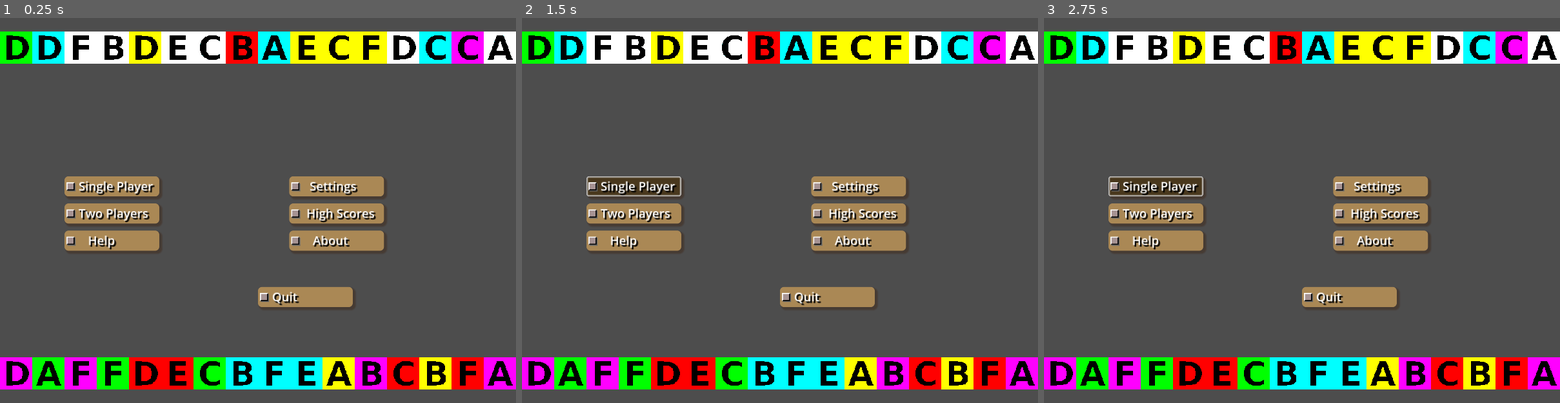
Above: before the commit, frames 1-3 (left to right).
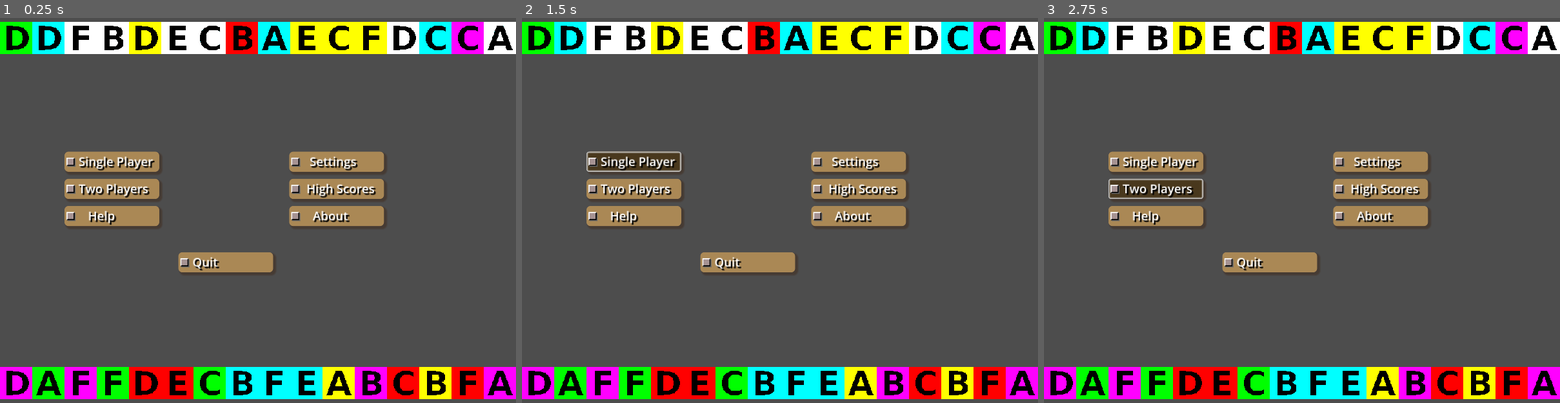
Above: after the commit, the same moments.

Repository: Infini-Creation/Ishid-O-Matic_Reborn
Game: Godot game, scene res://Scenes/main_menu.tscn
Two runs of this game, one before a commit and one after it. Both use one fixed random seed, a clock stepped at 60 frames per second and the inputs below. This scene is started directly instead of the project's main scene.
Inputs (mouse positions are in pixels of both pictures, inside the frame that each line leads up to; where the layout moved, square brackets give the same spot in the first picture):
- Up to frame 1 (0.25 s): no input
- Up to frame 2 (1.5 s): click (583, 152) [583, 175] at 0.5 s; click (583, 152) [583, 175] at 1.25 s
- Up to frame 3 (2.75 s): click (1157, 187) at 2.02 s

The runs differ from the first frame. In frame 1, 22% of the frame differs, in the area x 0-100%, y 1-99%; in frame 2, 22%; in frame 3, 22%.

Commit message:
main menu improved
- all buttons handler work (many are still place holder)

Diff:
--- a/project/Scenes/main_menu.tscn
+++ b/project/Scenes/main_menu.tscn
@@ -1,17 +1,17 @@
-[gd_scene load_steps=12 format=3 uid="uid://d20svwujcuyg2"]
+[gd_scene load_steps=13 format=3 uid="uid://d20svwujcuyg2"]
 
 [ext_resource type="Script" path="res://Scripts/main_menu.gd" id="1_w46dk"]
 [ext_resource type="PackedScene" uid="uid://ifrs2wp5p88" path="res://Scenes/Main Menu/OnePlayerItem.tscn" id="2_2tcqm"]
+[ext_resource type="Texture2D" uid="uid://bcjx22w3fqfry" path="res://Arts/Gfx/BaseColourTexture.png" id="3_b1wht"]
 [ext_resource type="PackedScene" uid="uid://b2q6e3ahrncl1" path="res://Scenes/Main Menu/TwoPlayersItem.tscn" id="3_brh50"]
 [ext_resource type="PackedScene" uid="uid://vtn37u3mpjb1" path="res://Scenes/Main Menu/Settings.tscn" id="3_md58w"]
+[ext_resource type="PackedScene" uid="uid://lb3l2tsp01op" path="res://Scenes/help_panel.tscn" id="4_a260f"]
 [ext_resource type="PackedScene" uid="uid://dr7t8qonp8t07" path="res://Scenes/Main Menu/Tournament.tscn" id="4_gcfoq"]
 [ext_resource type="PackedScene" uid="uid://brngd5mluy5ee" path="res://Scenes/Main Menu/High_Scores.tscn" id="5_yx7jl"]
 [ext_resource type="Theme" uid="uid://0js83h3tu5ft" path="res://ishido-base.tres" id="6_uthlc"]
 [ext_resource type="PackedScene" uid="uid://xm41ksbromya" path="res://Scenes/Main Menu/Help.tscn" id="8_q5rkr"]
 [ext_resource type="PackedScene" uid="uid://ciqalhvr0fm8j" path="res://Scenes/Main Menu/About.tscn" id="9_6ukg7"]
 [ext_resource type="PackedScene" uid="uid://rb4dmx2qlncg" path="res://Scenes/Main Menu/Quit.tscn" id="10_uyp60"]
-
-[sub_resource type="CanvasItemMaterial" id="CanvasItemMaterial_gtoju"]
 
 [node name="MainMenu" type="Control"]
 clip_contents = true
@@ -24,38 +24,57 @@
 grow_vertical = 2
 size_flags_horizontal = 3
 size_flags_vertical = 3
+auto_translate = false
+localize_numeral_system = false
+mouse_filter = 1
 theme = ExtResource("6_uthlc")
 script = ExtResource("1_w46dk")
 
+[node name="NinePatchRect" type="NinePatchRect" parent="."]
+visible = false
+custom_minimum_size = Vector2(1024, 768)
+layout_mode = 1
+anchors_preset = 15
+anchor_right = 1.0
+anchor_bottom = 1.0
+grow_horizontal = 2
+grow_vertical = 2
+auto_translate = false
+localize_numeral_system = false
+theme = ExtResource("6_uthlc")
+texture = ExtResource("3_b1wht")
+region_rect = Rect2(1024, 768, 0, 0)
+
 [node name="VBoxContainer" type="VBoxContainer" parent="."]
-material = SubResource("CanvasItemMaterial_gtoju")
 custom_minimum_size = Vector2(1024, 768)
 layout_direction = 1
 layout_mode = 1
 anchors_preset = 15
 anchor_right = 1.0
 anchor_bottom = 1.0
-offset_top = -4.0
-offset_bottom = 4.0
 grow_horizontal = 2
 grow_vertical = 2
+theme_override_constants/separation = 0
 alignment = 1
 
 [node name="TopTilesStripe" type="HBoxContainer" parent="VBoxContainer"]
 custom_minimum_size = Vector2(1024, 64)
 layout_mode = 2
+size_flags_vertical = 0
+auto_translate = false
+localize_numeral_system = false
 
 [node name="DummyTextRectSpacer" type="TextureRect" parent="VBoxContainer"]
-custom_minimum_size = Vector2(1024, 200)
+custom_minimum_size = Vector2(1024, 162)
 layout_mode = 2
 
 [node name="MarginContainer" type="MarginContainer" parent="VBoxContainer"]
-custom_minimum_size = Vector2(1024, 200)
+custom_minimum_size = Vector2(1024, 232)
 layout_mode = 2
 theme_override_constants/margin_left = 128
-theme_override_constants/margin_top = 16
-theme_override_constants/margin_right = 128
-theme_override_constants/margin_bottom = 16
+theme_override_constants/margin_top = 32
+theme_override_constants/margin_right = 0
+theme_override_constants/margin_bottom = 0
 
 [node name="MainMenuContainer" type="GridContainer" parent="VBoxContainer/MarginContainer"]
 layout_mode = 2
@@ -97,15 +116,17 @@
 layout_mode = 2
 
 [node name="MarginContainer2" type="MarginContainer" parent="VBoxContainer"]
-custom_minimum_size = Vector2(1024, 64)
+custom_minimum_size = Vector2(1024, 128)
+layout_mode = 2
+theme_override_constants/margin_right = 316
+theme_override_constants/margin_bottom = 44
+
+[node name="QuitItem" parent="VBoxContainer/MarginContainer2" instance=ExtResource("10_uyp60")]
 layout_mode = 2
 size_flags_horizontal = 4
-size_flags_vertical = 4
-
-[node name="OnePlayerItem" parent="VBoxContainer/MarginContainer2" instance=ExtResource("10_uyp60")]
-layout_mode = 2
-size_flags_horizontal = 4
-size_flags_vertical = 4
+size_flags_vertical = 0
+auto_translate = false
+localize_numeral_system = false
 
 [node name="MarginContainer3" type="MarginContainer" parent="VBoxContainer"]
 custom_minimum_size = Vector2(1024, 100)
@@ -118,4 +139,18 @@
 layout_mode = 2
 alignment = 2
 
+[node name="HelpPanel" parent="." instance=ExtResource("4_a260f")]
+visible = false
+z_index = 5
+layout_mode = 2
+anchors_preset = 0
+mouse_force_pass_scroll_events = false
+
+[connection signal="oneplayer_game_requested" from="VBoxContainer/MarginContainer/MainMenuContainer/OnePlayerItem" to="." method="_on_one_player_item_oneplayer_game_requested"]
+[connection signal="settings_requested" from="VBoxContainer/MarginContainer/MainMenuContainer/SettingsItem" to="." method="_on_settings_item_settings_requested"]
+[connection signal="twoplayers_game_requested" from="VBoxContainer/MarginContainer/MainMenuContainer/TwoPlayersItem" to="." method="_on_two_players_item_twoplayers_game_requested"]
+[connection signal="highscores_requested" from="VBoxContainer/MarginContainer/MainMenuContainer/HighScoresItem" to="." method="_on_high_scores_item_highscores_requested"]
 [connection signal="help_requested" from="VBoxContainer/MarginContainer/MainMenuContainer/HelpItem" to="." method="_on_help_item_help_requested"]
+[connection signal="about_requested" from="VBoxContainer/MarginContainer/MainMenuContainer/AboutItem" to="." method="_on_about_item_about_requested"]
+[connection signal="quit_requested" from="VBoxContainer/MarginContainer2/QuitItem" to="." method="_on_quit_item_quit_requested"]
+[connection signal="help_panel_closed" from="HelpPanel" to="." method="_on_help_panel_help_panel_closed"]
--- a/project/Scripts/main_menu.gd
+++ b/project/Scripts/main_menu.gd
@@ -2,6 +2,7 @@
 
 
 func _ready():
+	Global.debug_enabled = true #tmp
 	Global.debug("MainMenu: generate tile stripe")
 
 	var tile : Node2D = null
@@ -58,4 +59,33 @@
 
 
 func _on_help_item_help_requested():
-	pass # Replace with function body.
+	Global.debug("help button clicked")
+	#$VBoxContainer.hide()
+
+	$VBoxContainer/MarginContainer.hide()
+	$VBoxContainer/MarginContainer2.hide()
+	$HelpPanel.show()
+
+func _on_settings_item_settings_requested():
+	Global.debug("Settings button clicked")
+
+func _on_about_item_about_requested():
+	Global.debug("About button clicked")
+
+func _on_quit_item_quit_requested():
+	Global.debug("Quit button clicked")
+	get_tree().quit()
+
+func _on_one_player_item_oneplayer_game_requested():
+	Global.debug("1P game button clicked")
+
+func _on_two_players_item_twoplayers_game_requested():
+	Global.debug("2P game button clicked")
+
+func _on_high_scores_item_highscores_requested():
+	Global.debug("HighSCores button clicked")
+
+func _on_help_panel_help_panel_closed():
+	#$VBoxContainer.show()
+	$VBoxContainer/MarginContainer.show()
+	$VBoxContainer/MarginContainer2.show()
